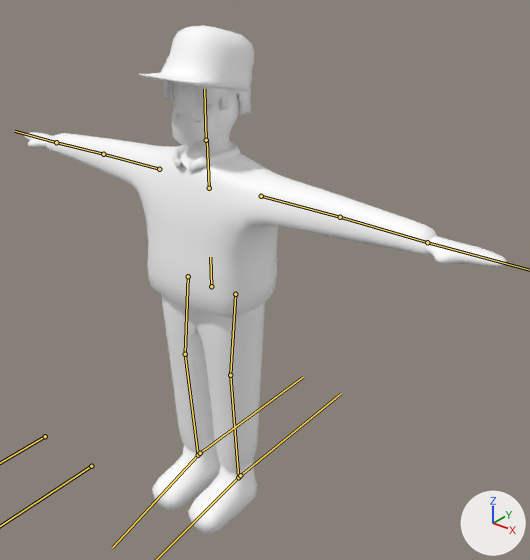
An edit to the glTF model blender/human.glb, drawn before and after from the same camera.
Rendered twice from a 50 mm lens placed at (1.76, -1.76, 2.26), pointed at (0.17, 0.23, 1.03). The lights are fixed; the arrows at lower right show +X, +Y and +Z. The bones that bend it are drawn over the model as lines.

In view in the first picture: 'human'.
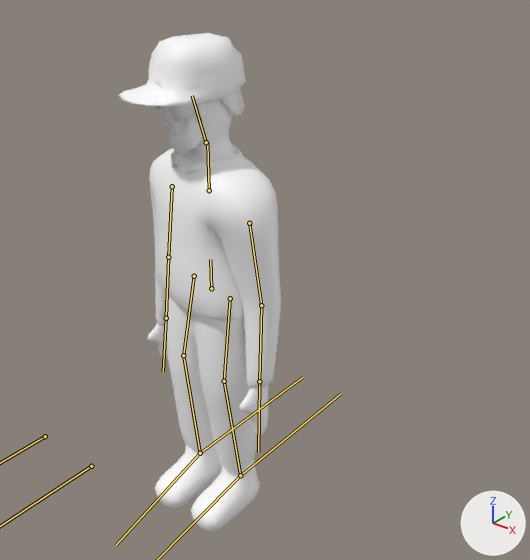
The newer file adds an action. The first version stands in its rest pose; the second is drawn at frame 92 of the action 'idle_loop'.

What differs and where, as boxes [x1, y1, x2, y2] in the pictures (530 x 560 px):
```json
{"object": "human", "change": "posed", "before": [25, 25, 507, 534], "after": [118, 33, 281, 532], "on screen": "66% narrower"}
{"bone": "Body", "before": "(211, 286) to (210, 257)", "after": "(211, 288) to (210, 259)"}
{"bone": "L_arm", "before": "(261, 196) to (340, 217)", "after": "(249, 223) to (261, 305)"}
{"bone": "L_wrist", "before": "(340, 217) to (427, 242)", "after": "(261, 305) to (259, 381)"}
{"bone": "L_leg", "before": "(235, 294) to (230, 375)", "after": "(230, 298) to (224, 381)"}
{"bone": "L_calf", "before": "(230, 375) to (238, 477)", "after": "(224, 381) to (240, 475)"}
{"bone": "head", "before": "(206, 140) to (204, 89)", "after": "(206, 142) to (192, 95)"}
{"bone": "R_arm", "before": "(159, 169) to (103, 154)", "after": "(172, 186) to (168, 257)"}
{"bone": "R_leg", "before": "(188, 276) to (185, 354)", "after": "(194, 276) to (183, 355)"}
{"bone": "R_calf", "before": "(185, 354) to (198, 455)", "after": "(183, 355) to (200, 453)"}
{"bone": "R_foot", "before": "(198, 455) to (112, 547)", "after": "(200, 453) to (115, 545)"}
```

Edits to the scene script, one JSON object a line:
```json
{"block": "bone_body", "where": "bone_body = bpy.data.objects['Armature'].pose.bones['Body']"}
{"op": "set", "path": "bone_body.location", "old": "(0.0, 0.0, 0.0)", "new": "(0.0, -0.009, 0.0)"}
{"op": "set", "path": "bone_body.rotation_quaternion", "old": "(1.0, 0.0, 0.0, 0.0)", "new": "(0.994, 0.0, -0.113, -0.001)", "note": "degrees (0, 0, 0) -> degrees (0, -13, 0)"}
{"block": "bone_l_arm", "where": "bone_l_arm = bpy.data.objects['Armature'].pose.bones['L_arm']  # child of 'Body'"}
{"op": "set", "path": "bone_l_arm.location", "old": "(0.0, 0.0, 0.0)", "new": "(0.076, 0.0, 0.0)"}
{"op": "set", "path": "bone_l_arm.rotation_quaternion", "old": "(1.0, 0.0, 0.0, 0.0)", "new": "(0.733, -0.034, 0.038, -0.679)", "note": "degrees (0, 0, 0) -> degrees (-6, 1, -86)"}
{"block": "bone_l_wrist", "where": "bone_l_wrist = bpy.data.objects['Armature'].pose.bones['L_wrist']  # child of 'L_arm'"}
{"op": "set", "path": "bone_l_wrist.rotation_quaternion", "old": "(1.0, 0.0, 0.0, 0.0)", "new": "(0.996, 0.093, -0.006, 0.001)", "note": "degrees (0, 0, 0) -> degrees (11, -1, 0)"}
{"block": "bone_l_leg", "where": "bone_l_leg = bpy.data.objects['Armature'].pose.bones['L_leg']  # child of 'Body'"}
{"op": "set", "path": "bone_l_leg.rotation_quaternion", "old": "(1.0, 0.0, 0.0, 0.0)", "new": "(0.993, 0.017, -0.115, 0.02)", "note": "degrees (0, 0, 0) -> degrees (2, -13, 2)"}
{"block": "bone_l_calf", "where": "bone_l_calf = bpy.data.objects['Armature'].pose.bones['L_calf']  # child of 'L_leg'"}
{"op": "set", "path": "bone_l_calf.rotation_quaternion", "old": "(1.0, 0.0, 0.0, 0.0)", "new": "(0.998, -0.069, 0.0, -0.005)", "note": "degrees (0, 0, 0) -> degrees (-8, 0, -1)"}
{"block": "bone_l_foot", "where": "bone_l_foot = bpy.data.objects['Armature'].pose.bones['L_foot']  # child of 'L_calf'"}
{"op": "set", "path": "bone_l_foot.rotation_quaternion", "old": "(1.0, 0.0, 0.0, 0.0)", "new": "(0.999, 0.049, 0.003, -0.013)", "note": "degrees (0, 0, 0) -> degrees (6, 0, -1)"}
{"block": "bone_head", "where": "bone_head = bpy.data.objects['Armature'].pose.bones['head']  # child of 'neck'"}
{"op": "set", "path": "bone_head.rotation_quaternion", "old": "(1.0, 0.0, 0.0, 0.0)", "new": "(0.987, 0.142, -0.077, -0.008)", "note": "degrees (0, 0, 0) -> degrees (17, -9, -2)"}
{"block": "bone_r_arm", "where": "bone_r_arm = bpy.data.objects['Armature'].pose.bones['R_arm']  # child of 'Body'"}
{"op": "set", "path": "bone_r_arm.location", "old": "(0.0, 0.0, 0.0)", "new": "(-0.076, 0.0, 0.0)"}
{"op": "set", "path": "bone_r_arm.rotation_quaternion", "old": "(1.0, 0.0, 0.0, 0.0)", "new": "(0.763, 0.007, 0.006, 0.646)", "note": "degrees (0, 0, 0) -> degrees (1, 0, 81)"}
{"block": "bone_r_leg", "where": "bone_r_leg = bpy.data.objects['Armature'].pose.bones['R_leg']  # child of 'Body'"}
{"op": "set", "path": "bone_r_leg.rotation_quaternion", "old": "(1.0, 0.0, 0.0, 0.0)", "new": "(0.993, 0.055, -0.108, 0.013)", "note": "degrees (0, 0, 0) -> degrees (6, -12, 1)"}
{"block": "bone_r_calf", "where": "bone_r_calf = bpy.data.objects['Armature'].pose.bones['R_calf']  # child of 'R_leg'"}
{"op": "set", "path": "bone_r_calf.rotation_quaternion", "old": "(1.0, 0.0, 0.0, 0.0)", "new": "(0.997, -0.076, 0.0, 0.005)", "note": "degrees (0, 0, 0) -> degrees (-9, 0, 1)"}
{"block": "bone_r_foot", "where": "bone_r_foot = bpy.data.objects['Armature'].pose.bones['R_foot']  # child of 'R_calf'"}
{"op": "set", "path": "bone_r_foot.rotation_quaternion", "old": "(1.0, 0.0, 0.0, 0.0)", "new": "(1.0, 0.021, -0.002, 0.008)", "note": "degrees (0, 0, 0) -> degrees (2, 0, 1)"}
```
